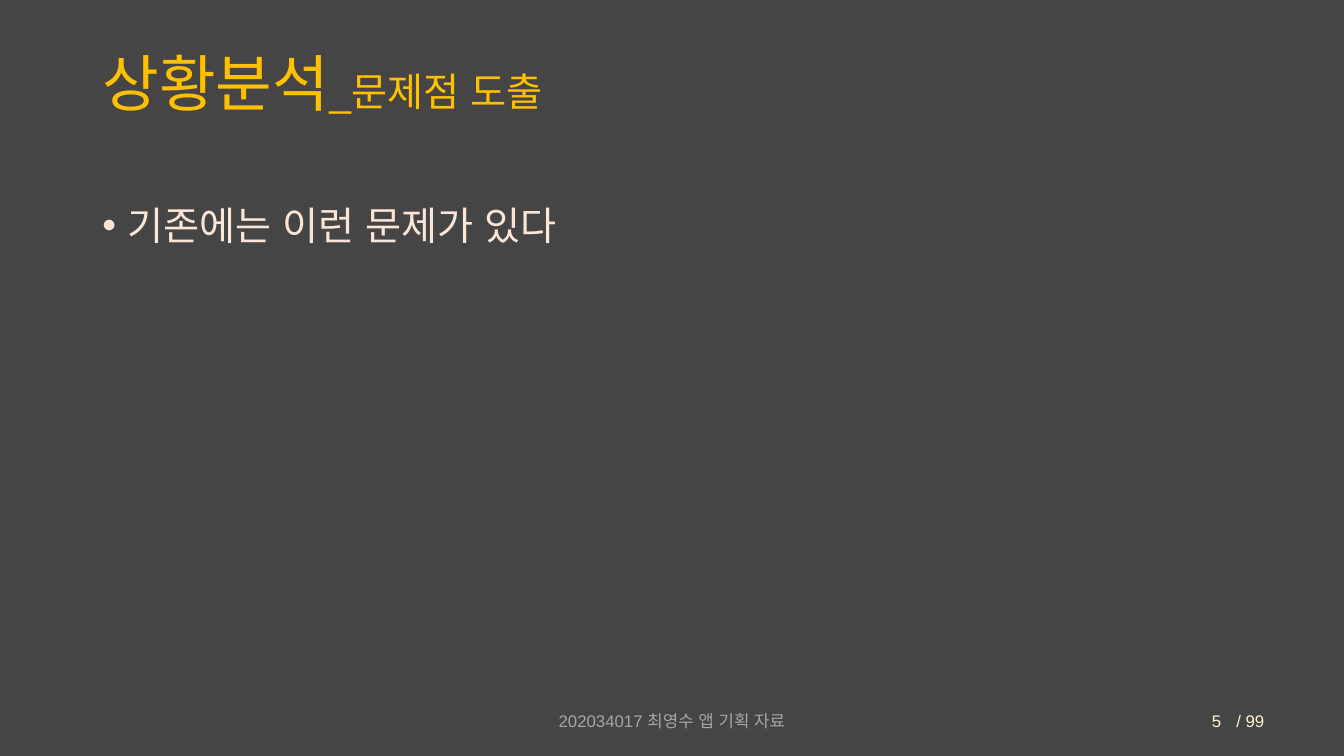
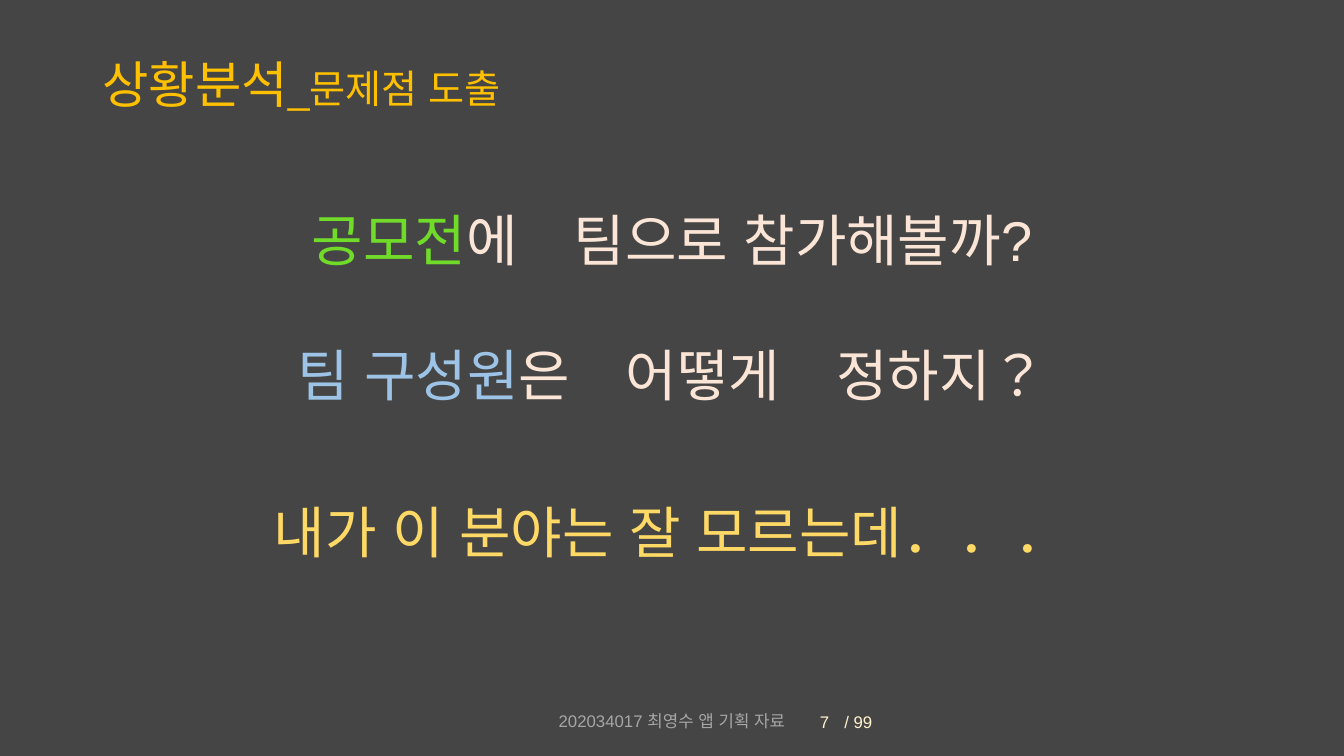
Before and after one commit to Chronos410/PartyCompetition, a slide deck: slide 7 of 대충 설계도.pptx (slide 5 before the commit). Drawn at 1344x756 pixels with LibreOffice and Linux fonts; fonts in the diff are those of the drawing. Boxes give left, top, right and bottom in pixels: in the first picture for what was removed or moved away, otherwise in the second. Text is boxed around its words. In the diff, an @@ line names an element or a change of style, - is before the commit and + after.

```diff
--- a/대충 설계도.pptx
+++ b/대충 설계도.pptx
@@ title "상황분석_문제점 도출" at <box>102,61,501,111</box>: size 44 to 36 pt in "상황분석_문제점" @@
@@ text "공모전에 팀으로 참가해볼까?" at <box>312,214,1033,266</box>: vertical alignment top to middle @@
@@ text at <box>312,214,1033,266</box>: text changed; size 28 to 40 pt @@
-• 기존에는 이런 문제가 있다
+공모전에 팀으로 참가해볼까?
@@ text added at <box>297,349,1046,401</box>, 40 pt, text #FBE5D6 @@
+팀 구성원은 어떻게 정하지？
@@ text added at <box>274,506,1070,558</box>, 40 pt, text #FFD966 @@
+내가 이 분야는 잘 모르는데．．．
@@ text "/ 99": place and size @@
-text "/ 99" at <box>1246,715,1265,727</box>
+text "/ 99" at <box>854,716,873,728</box>
@@ page number added at <box>820,716,829,728</box>, 12 pt, text #FFF2CC @@
+7
@@ page number removed at <box>1212,715,1221,727</box> @@
-5
```
Also in this commit, not shown: 17 other slides changed, 4 slides added, 3 other files.
